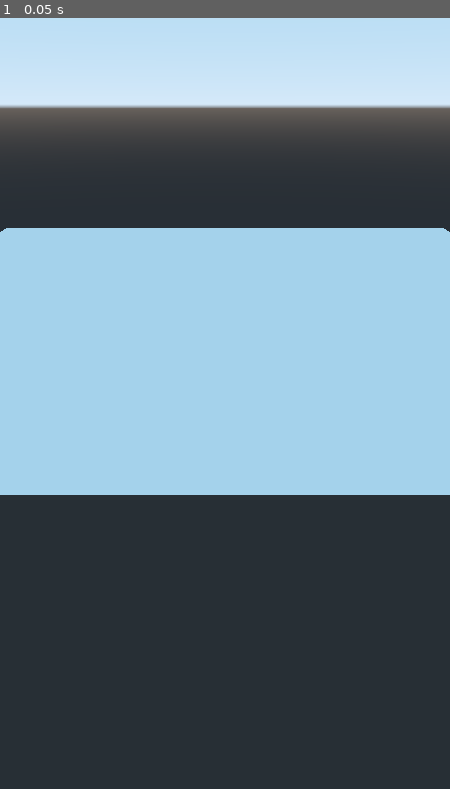
Above: before the commit, frame 1.
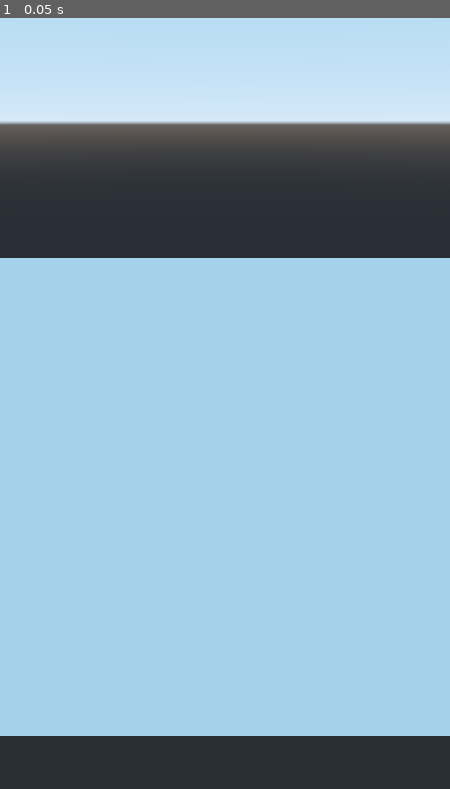
Above: after the commit, the same moment.

Repository: FIGBERT/Sov
Game: Godot game, scene res://client/match/match.tscn
Same seed, same stepped clock (60 frames per second), same inputs: the game is played once before the commit and once after it. This scene is started directly instead of the project's main scene.
Inputs:
- Up to frame 1 (0.05 s): no input

The runs differ from the first frame. In frame 1, 38% of the frame differs, in the area x 0-100%, y 11-94%.

Commit message:
Update match root node name and camera position

Diff:
--- a/client/match/match.tscn
+++ b/client/match/match.tscn
@@ -2,10 +2,9 @@
 
 [ext_resource path="res://client/components/gameplay/terrain.tscn" type="PackedScene" id=1]
 
-
-[node name="GameRoot" type="Spatial"]
+[node name="Match" type="Spatial"]
 
 [node name="Floor" parent="." instance=ExtResource( 1 )]
 
 [node name="Camera" type="Camera" parent="."]
-transform = Transform( 1, 0, 0, 0, 0.896332, 0.443384, 0, -0.443384, 0.896332, 0, 3, 10 )
+transform = Transform( 1, 0, 0, 0, 0.906308, 0.422618, 0, -0.422618, 0.906308, 0, 3, 8 )
